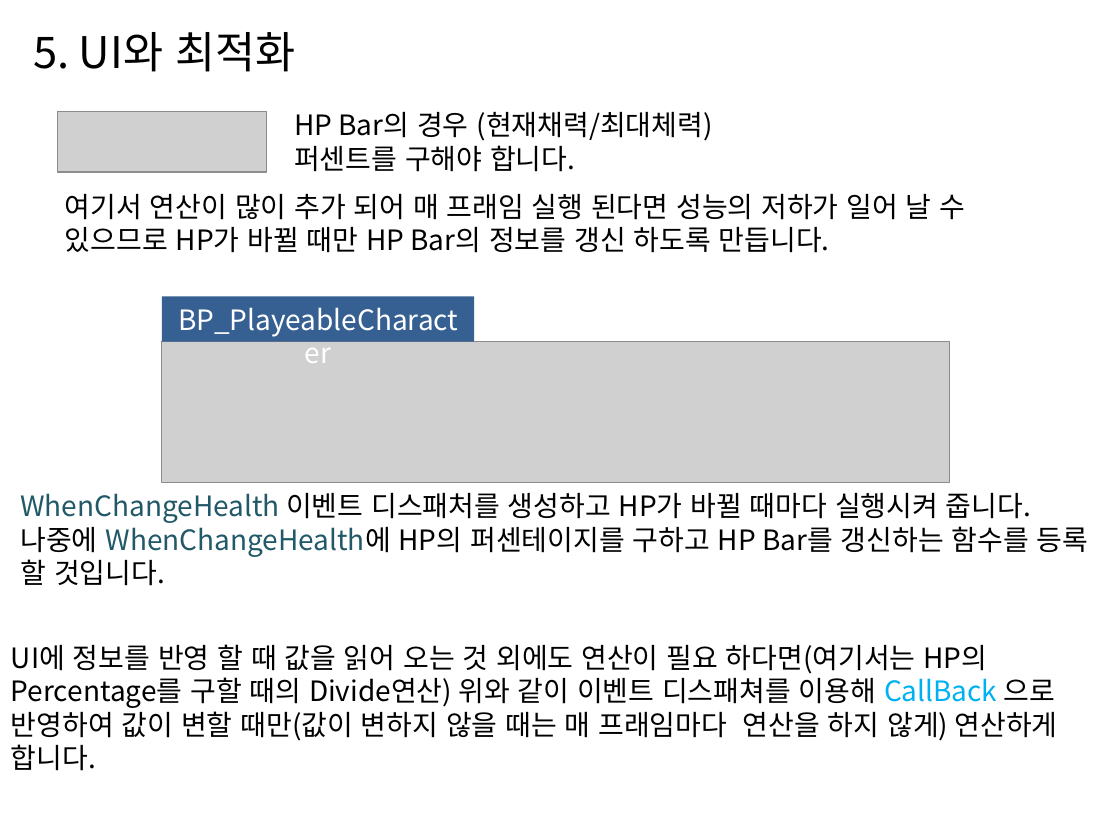
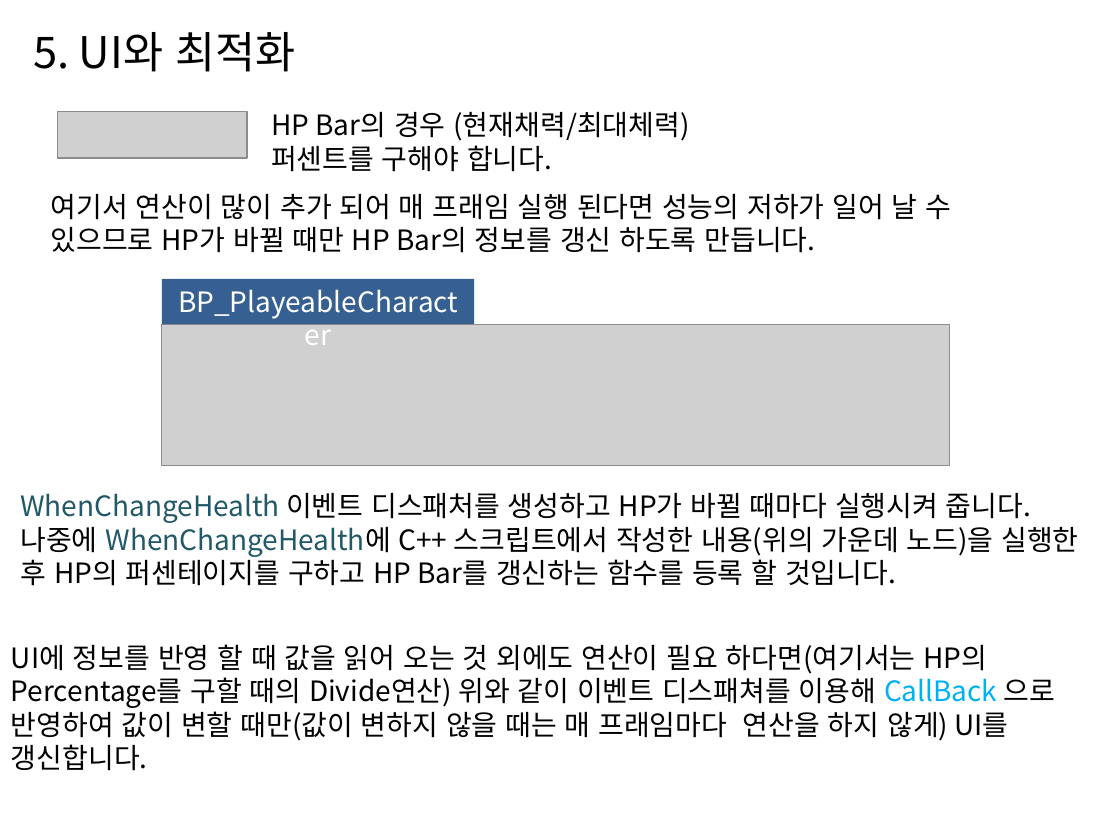
Before and after one commit to hehza90/-Unreal-TDShooting, a slide deck: slide 8 of [UE4] TDShooting.pptx. Drawn at 1120x840 pixels with LibreOffice and Linux fonts; fonts in the diff are those of the drawing; grey boxes stand for pictures. Boxes give left, top, right and bottom in pixels: in the first picture for what was removed or moved away, otherwise in the second. Text is boxed around its words. In the diff, an @@ line names an element or a change of style, - is before the commit and + after.

```diff
--- a/[UE4] TDShooting.pptx
+++ b/[UE4] TDShooting.pptx
@@ picture: place and size @@
-picture at (57,111,267,171)
+picture at (57,111,246,158)
@@ text "HP Bar의 경우 (현재채력/최대체력)퍼센트를 구해야 ...": place and size @@
-text "HP Bar의 경우 (현재채력/최대체력)퍼센트를 구해야 ..." at (294,112,713,172)
+text "HP Bar의 경우 (현재채력/최대체력)퍼센트를 구해야 ..." at (271,112,690,172)
@@ text "여기서 연산이 많이 추가 되어 ...": place and size @@
-text "여기서 연산이 많이 추가 되어 ..." at (65,194,966,253)
+text "여기서 연산이 많이 추가 되어 ..." at (51,194,951,253)
@@ rectangle "BP_PlayeableCharacter": place and size @@
-rectangle "BP_PlayeableCharacter" at (162,297,475,342)
+rectangle "BP_PlayeableCharacter" at (162,279,475,324)
@@ picture: place and size @@
-picture at (162,342,950,483)
+picture at (162,324,950,465)
@@ text at (20,522,1078,586): text changed @@
-나중에 WhenChangeHealth에 HP의 퍼센테이지를 구하고 HP Bar를 갱신하는 함수를 등록 할 것입니다.
+나중에 WhenChangeHealth에 C++ 스크립트에서 작성한 내용(위의 가운데 노드)을 실행한 후 HP의 퍼센테이지를 구하고 HP Bar를 갱신하는 함수를 등록 할 것입니다.
@@ text at (11,644,1056,771): text changed @@
-UI에 정보를 반영 할 때 값을 읽어 오는 것 외에도 연산이 필요 하다면(여기서는 HP의 Percentage를 구할 때의 Divide연산) 위와 같이 이벤트 디스패쳐를 이용해 CallBack 으로 반영하여 값이 변할 때만(값이 변하지 않을 때는 매 프래임마다 연산을 하지 않게) 연산하게 합니다.
+UI에 정보를 반영 할 때 값을 읽어 오는 것 외에도 연산이 필요 하다면(여기서는 HP의 Percentage를 구할 때의 Divide연산) 위와 같이 이벤트 디스패쳐를 이용해 CallBack 으로 반영하여 값이 변할 때만(값이 변하지 않을 때는 매 프래임마다 연산을 하지 않게) UI를 갱신합니다.
```
Also in this commit, not shown: 4 other slides changed, 1 slide added, 2 other files.
